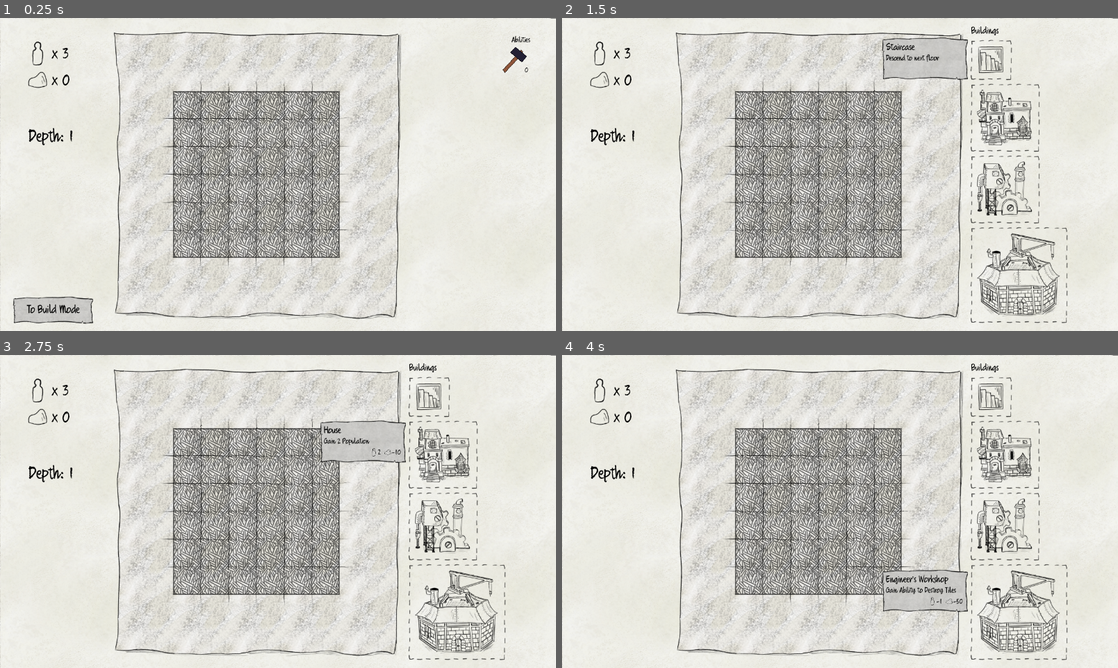
Above: before the commit, frames 1-4 (two rows, left to right).
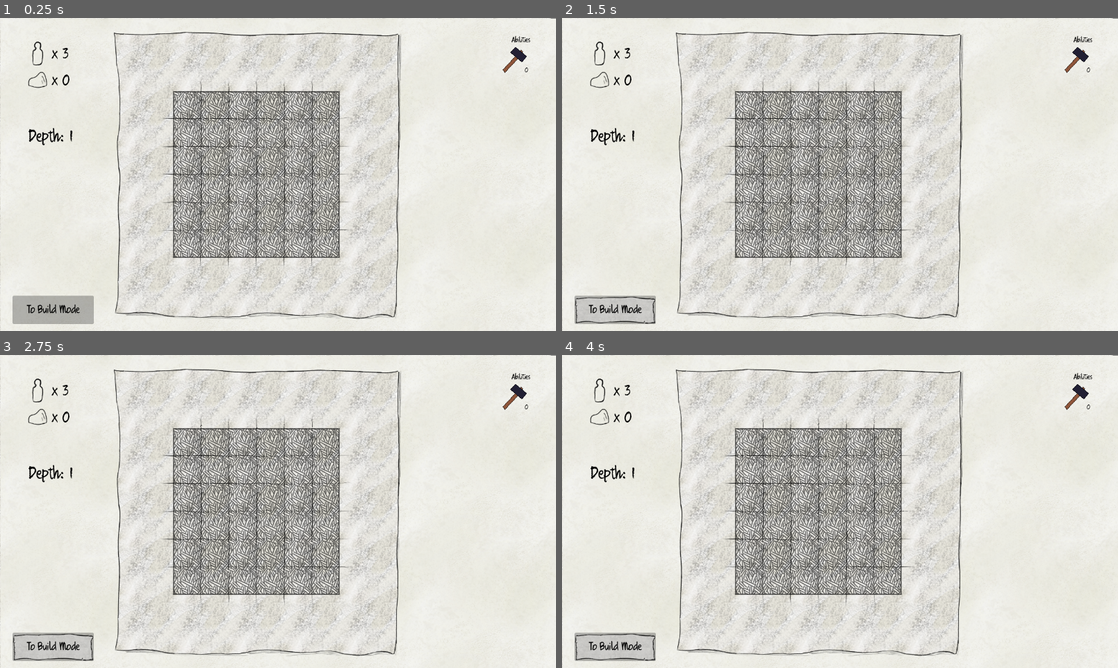
Above: after the commit, the same moments.

Repository: e-lain/MinesweeperDwarves
Game: Godot game, scene res://Main.tscn
The game is run twice, just before and just after one commit, with the same random seed, the same clock (stepped at 60 frames per second) and the same inputs.
Inputs (mouse positions are in pixels of both pictures, inside the frame that each line leads up to):
- Up to frame 1 (0.25 s): no input
- Up to frame 2 (1.5 s): click (617, 309) at 0.5 s, where only the run before the commit has a clickable "To Build Mode"; move the mouse to (990, 58) at 1.27 s; press the mouse at (990, 58) at 1.28 s
- Up to frame 3 (2.75 s): move the mouse to (444, 455) at 2.02 s; release the mouse at (444, 455) at 2.03 s; right-click (444, 455) at 2.1 s; click (444, 455) at 2.17 s
- Up to frame 4 (4 s): move the mouse to (1006, 527) at 2.77 s; press the mouse at (1006, 527) at 2.78 s; move the mouse to (1017, 611) at 3.52 s; release the mouse at (1017, 611) at 3.53 s; right-click (1017, 611) at 3.6 s; click (1017, 611) at 3.67 s

The runs differ from the first frame. In frame 1, 1.0% of the frame differs, in the area x 2-17%, y 88-98%; in frame 2, 6.3%; in frame 3, 6.4%; in frame 4, 6.5%, in the area x 2-96%, y 2-98%.

Commit message:
Can no longer enter build mode if no tiles are cleared

Diff:
--- a/Main.gd
+++ b/Main.gd
@@ -60,6 +60,12 @@
 	stone_label.text = "x %d" % [stone]
 	depth_label.text = "Depth: %d" % [depth + 1]
 
+	if boards[len(boards)-1]:
+		if boards[len(boards)-1].tiles_uncovered == 0:
+			enter_build_mode_button.disabled = true
+		else:
+			enter_build_mode_button.disabled = false
+
 func ability(ability_name):
 	print("func ability, ability_name: ", ability_name)
 	if ability_name == "destroy" && ability_destroy < 1:
